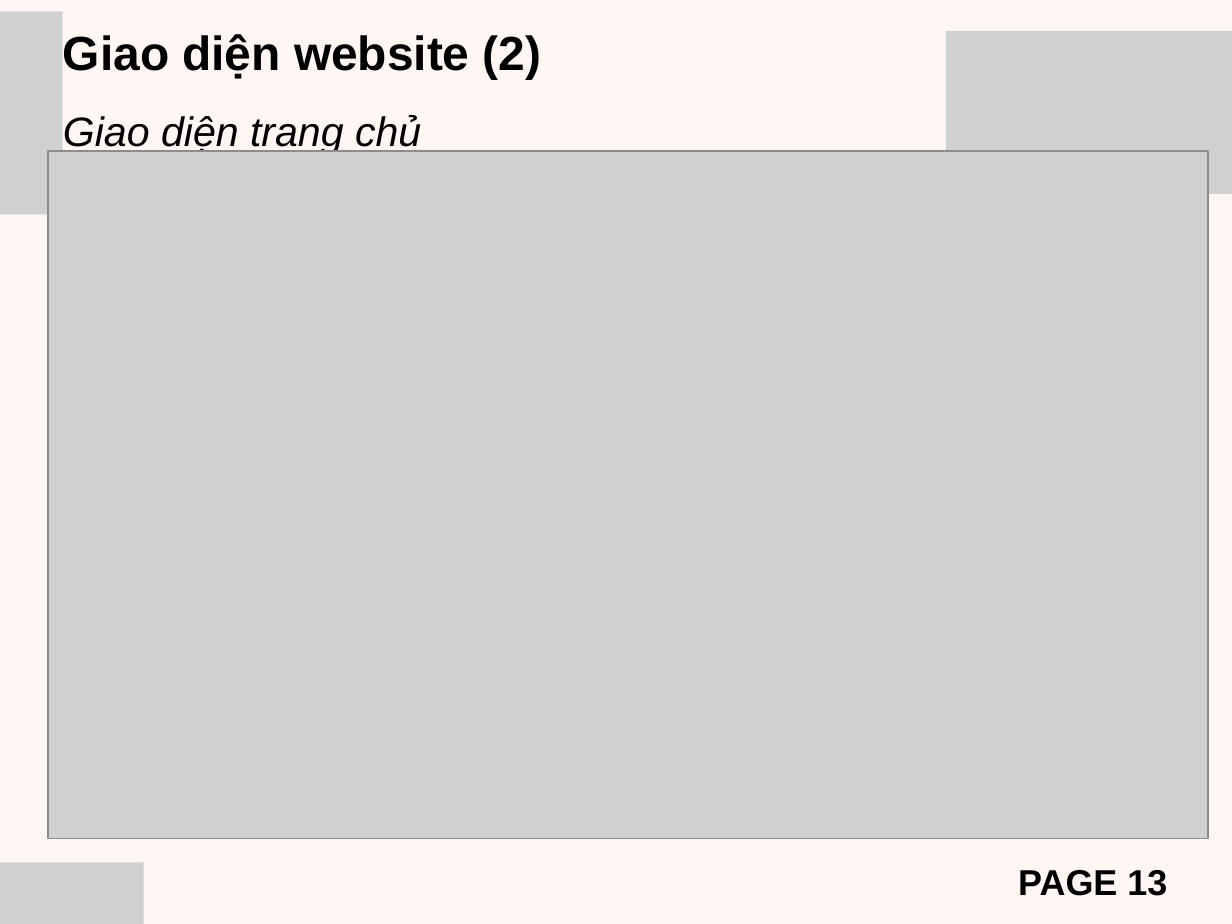
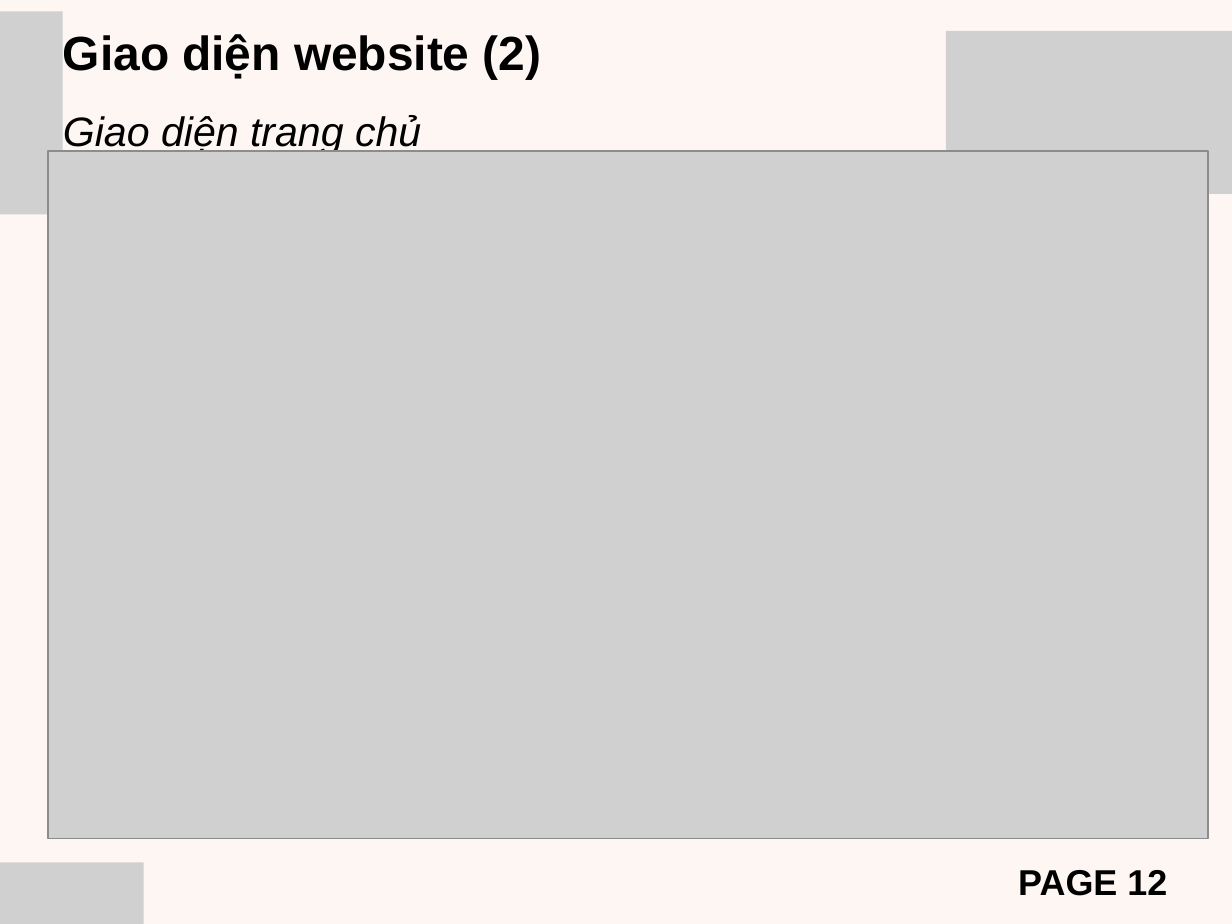
Before and after one commit to QueAnh068/csn-da23ttb-thachnguyenqueanh-webquanlythuvien, a slide deck: slide 12 of thesis/BaoCaoCSNHT.pptx (slide 13 before the commit). Drawn at 1232x924 pixels with LibreOffice and Linux fonts; fonts in the diff are those of the drawing; grey boxes stand for pictures. Boxes give left, top, right and bottom in pixels: in the first picture for what was removed or moved away, otherwise in the second. Text is boxed around its words. In the diff, an @@ line names an element or a change of style, - is before the commit and + after.

```diff
--- a/thesis/BaoCaoCSNHT.pptx
+++ b/thesis/BaoCaoCSNHT.pptx
@@ text at [1018,870,1167,896]: text changed @@
-PAGE 13
+PAGE 12
```
Also in this commit, not shown: 6 other slides changed, 3 slides added, 8 slides removed.
